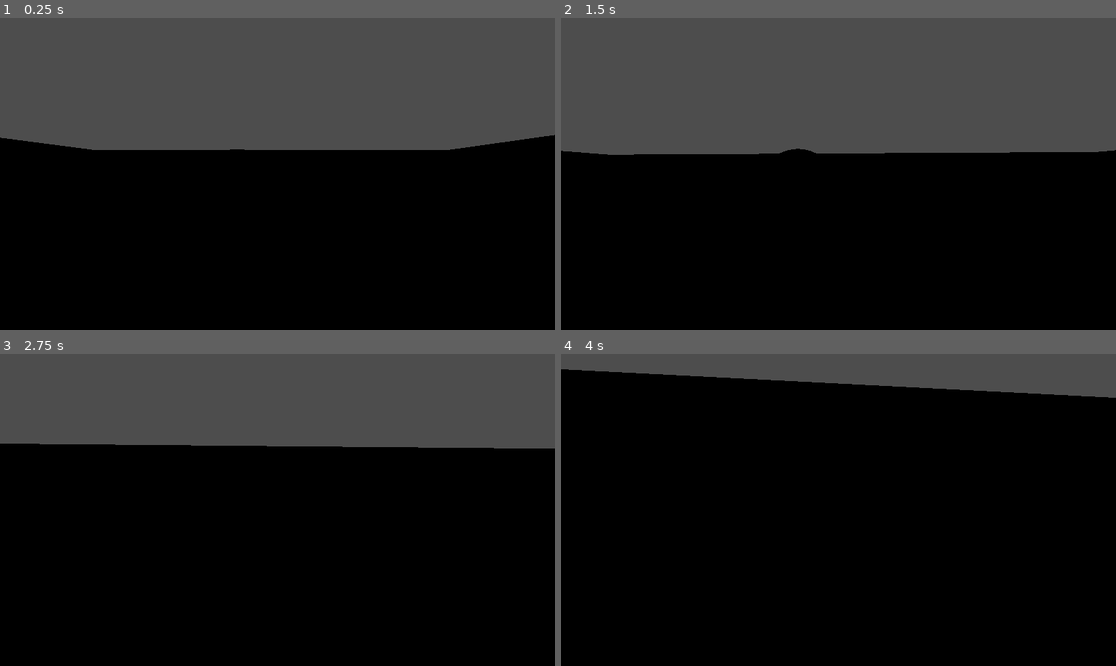
Above: before the commit, frames 1-4 (two rows, left to right).
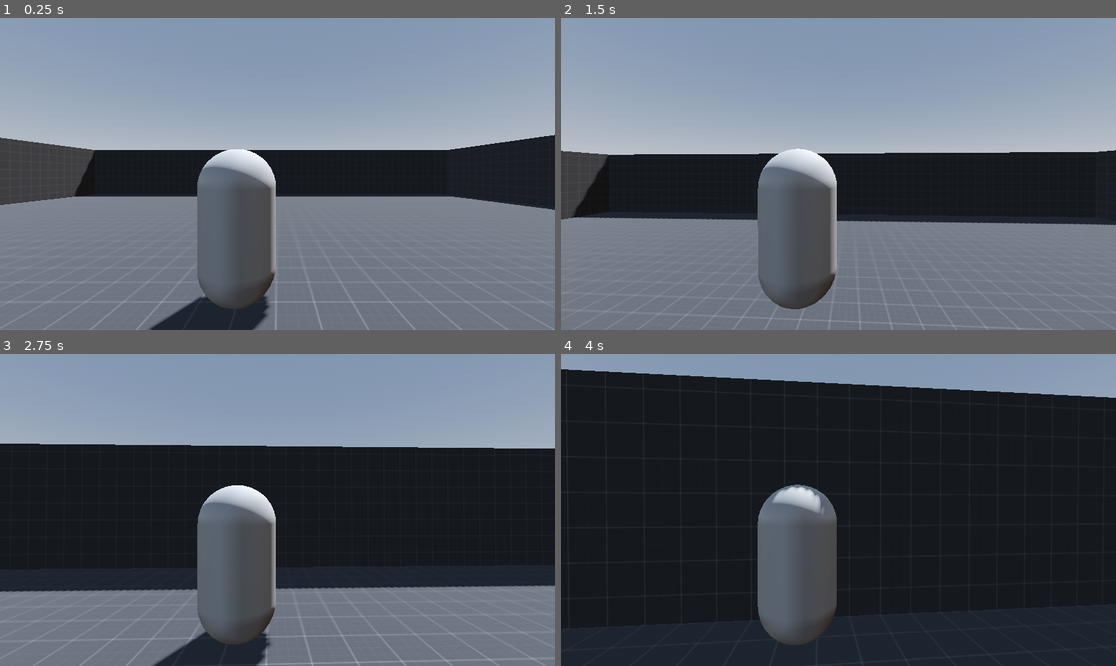
Above: after the commit, the same moments.

Repository: OnymMunda/dds-fps
Game: Godot game, scene res://world.tscn
The game is run twice, just before and just after one commit, with the same random seed, the same clock (stepped at 60 frames per second) and the same inputs.
Inputs (mouse positions are in pixels of both pictures, inside the frame that each line leads up to):
- Up to frame 1 (0.25 s): no input
- Up to frame 2 (1.5 s): tap Enter at 0.5 s; move the mouse to (866, 174) at 0.52 s; hold W (up) from 0.53 s (still down); tap Space (jump) at 0.77 s; move the mouse to (810, 174) at 1.27 s
- Up to frame 3 (2.75 s): keep holding W (up); tap Space (jump) at 1.52 s; move the mouse to (288, 503) at 2.02 s
- Up to frame 4 (4 s): keep holding W (up); move the mouse to (832, 516) at 2.77 s; tap Space (jump) at 3.02, 3.77 s; move the mouse to (877, 513) at 3.52 s

The runs differ from the first frame. In frame 1, 100% of the frame differs, in the area x 0-100%, y 0-100%; in frame 2, 99%; in frame 3, 100%; in frame 4, 100%.

Commit message:
fixed lighting issue

Diff:
--- a/dds-fps/world.tscn
+++ b/dds-fps/world.tscn
@@ -1,7 +1,20 @@
-[gd_scene load_steps=4 format=3 uid="uid://c8h0m5snknehs"]
+[gd_scene load_steps=7 format=3 uid="uid://c8h0m5snknehs"]
 
 [ext_resource type="Texture2D" uid="uid://cewfkql2xth16" path="res://assets/kenney_prototype-textures/PNG/Dark/texture_01.png" id="1_f3sb7"]
 [ext_resource type="PackedScene" uid="uid://dx45mtcfq0sx6" path="res://player.tscn" id="2_fj7yv"]
+
+[sub_resource type="ProceduralSkyMaterial" id="ProceduralSkyMaterial_fj7yv"]
+sky_horizon_color = Color(0.662243, 0.671743, 0.686743, 1)
+ground_horizon_color = Color(0.662243, 0.671743, 0.686743, 1)
+
+[sub_resource type="Sky" id="Sky_tlwt5"]
+sky_material = SubResource("ProceduralSkyMaterial_fj7yv")
+
+[sub_resource type="Environment" id="Environment_aqk2v"]
+background_mode = 2
+sky = SubResource("Sky_tlwt5")
+tonemap_mode = 2
+glow_enabled = true
 
 [sub_resource type="StandardMaterial3D" id="StandardMaterial3D_fj7yv"]
 albedo_texture = ExtResource("1_f3sb7")
@@ -9,6 +22,13 @@
 
 [node name="World" type="Node3D"]
 transform = Transform3D(1, 0, 0, 0, 1, 0, 0, 0, 1, 1.01253, 0.538837, -1.83819)
+
+[node name="WorldEnvironment" type="WorldEnvironment" parent="."]
+environment = SubResource("Environment_aqk2v")
+
+[node name="DirectionalLight3D" type="DirectionalLight3D" parent="."]
+transform = Transform3D(-0.866025, -0.433013, 0.25, 0, 0.5, 0.866025, -0.5, 0.75, -0.433013, 0, 0, 0)
+shadow_enabled = true
 
 [node name="CSGCombiner3D" type="CSGCombiner3D" parent="."]
 use_collision = true
